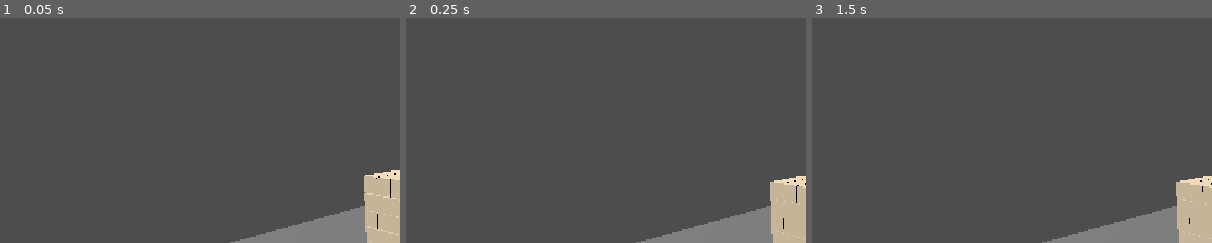
Above: before the commit, frames 1-3 (left to right).
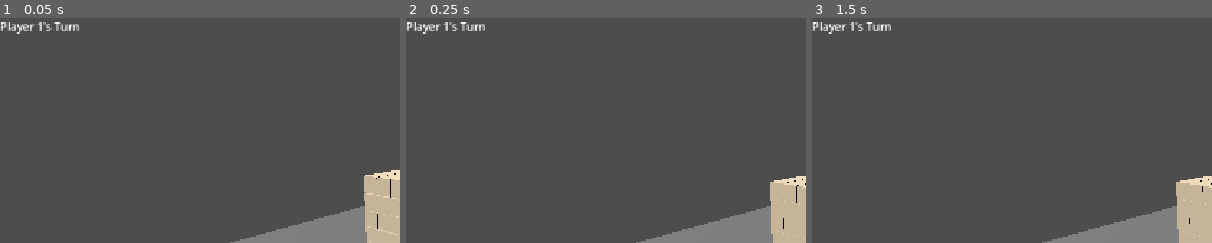
Above: after the commit, the same moments.

Repository: JoshuaG101/Godot_Game_Jam-HoboFight
Game: Godot game, scene res://Minigames/Jenga/Scenes/JengaGame.tscn
Same seed, same stepped clock (60 frames per second), same inputs: the game is played once before the commit and once after it.
Inputs:
- Up to frame 1 (0.05 s): no input
- Up to frame 2 (0.25 s): no input
- Up to frame 3 (1.5 s): tap Enter (ui_accept) at 0.5, 0.77, 1.25 s
The pictures show only the part of the screen within x 0-50%, y 0-50%; the shares and areas given below are measured in that part.

The runs differ from the first frame. In frame 1, 0.4% of the frame differs, in the area x 0-20%, y 1-8%; in frame 2, 0.4%; in frame 3, 0.4%.

Commit message:
Update JengaGame.tscn

Diff:
--- a/board/Minigames/Jenga/Scenes/JengaGame.tscn
+++ b/board/Minigames/Jenga/Scenes/JengaGame.tscn
@@ -25,3 +25,11 @@
 
 [node name="DirectionalLight3D" type="DirectionalLight3D" parent="." unique_id=1238003279]
 transform = Transform3D(0.8660254, 0.35355338, -0.35355338, 0, 0.70710677, 0.70710677, 0.5, -0.6123724, 0.6123724, 0, 0, 0)
+
+[node name="HUD" type="CanvasLayer" parent="." unique_id=889204915]
+
+[node name="TurnLabel" type="Label" parent="HUD" unique_id=11495319]
+offset_right = 40.0
+offset_bottom = 23.0
+offset_transform_position = Vector2(20, 20)
+text = "Player 1's Turn"
